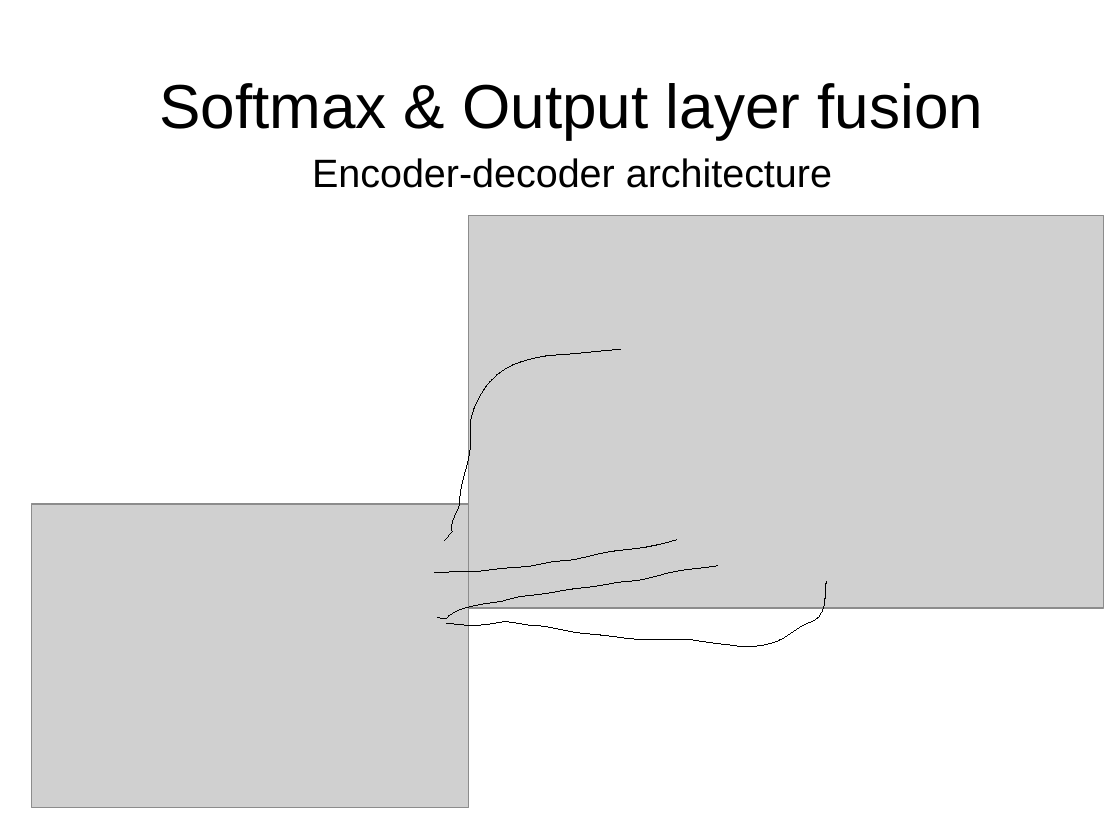
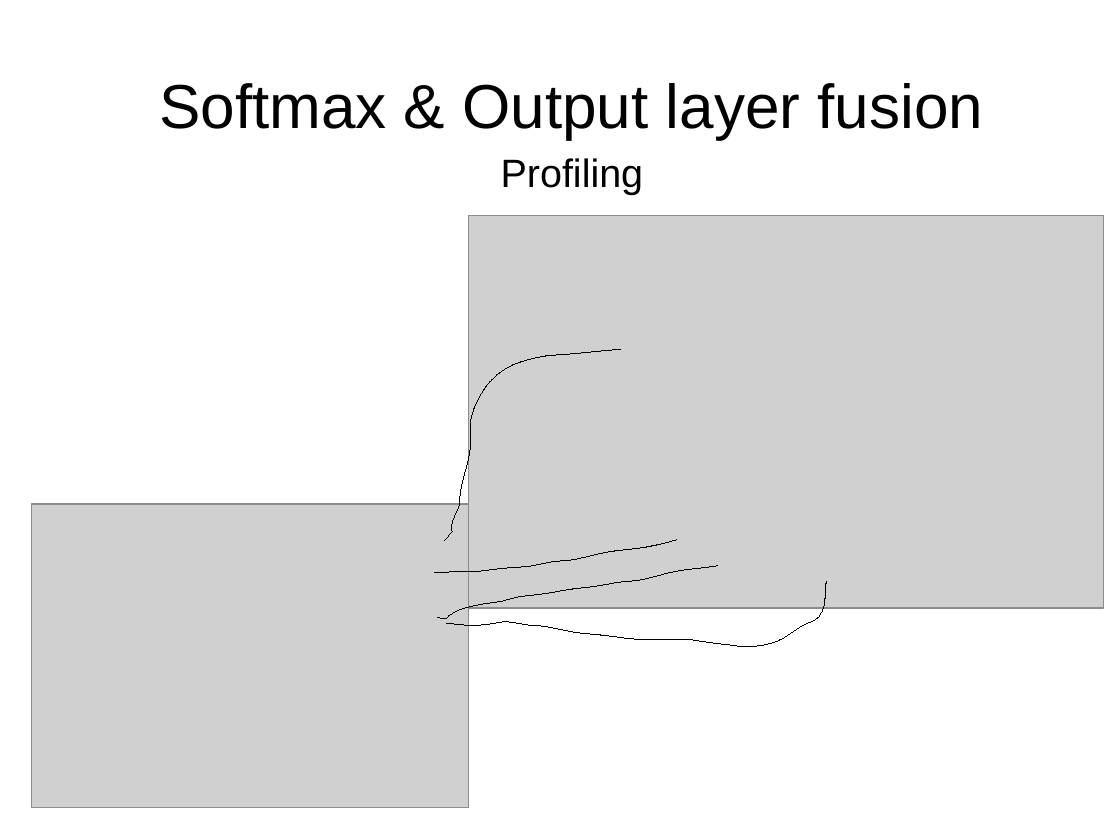
Before and after one commit to hieuhoang/papers, a slide deck: slide 4 of ms.2019/nmt.odp (slide 5 before the commit). Drawn at 1120x840 pixels with LibreOffice and Linux fonts; fonts in the diff are those of the drawing; grey boxes stand for pictures. Boxes give left, top, right and bottom in pixels: in the first picture for what was removed or moved away, otherwise in the second. Text is boxed around its words. In the diff, an @@ line names an element or a change of style, - is before the commit and + after.

```diff
--- a/ms.2019/nmt.odp
+++ b/ms.2019/nmt.odp
@@ title at (501,158,644,195): text changed @@
-Encoder-decoder architecture
+Profiling
```
Also in this commit, not shown: 1 other slide changed, 1 slide removed.
